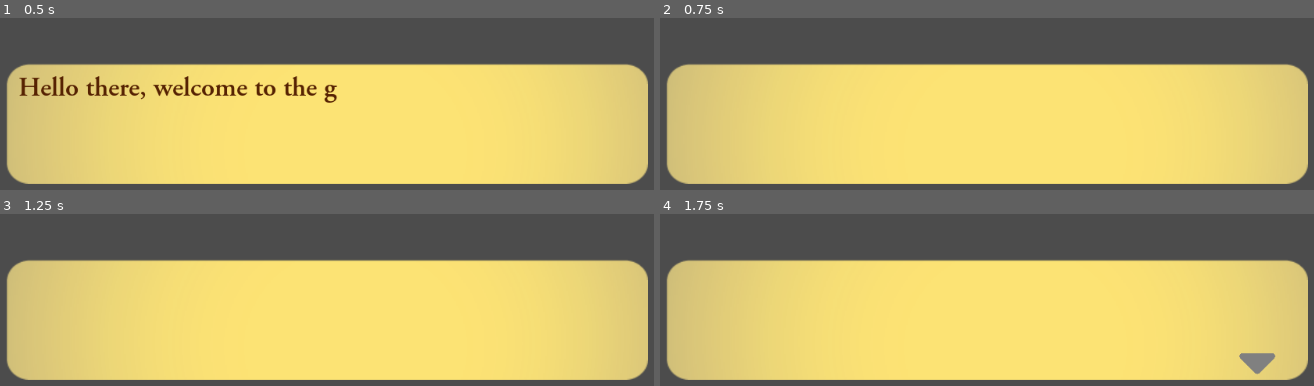
Above: before the commit, frames 1-4 (two rows, left to right).
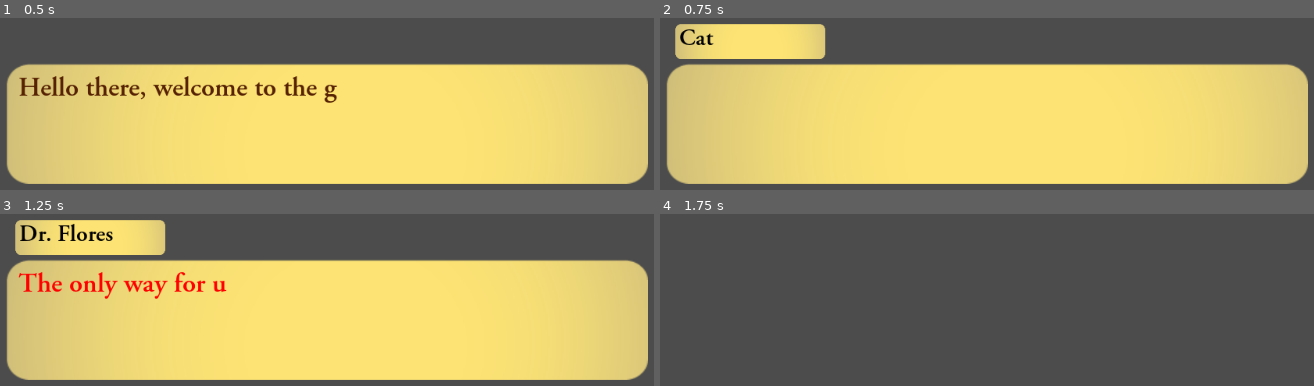
Above: after the commit, the same moments.

Repository: kleimaj/GodotDialogBox
Game: Godot game, scene res://Main.tscn
The game is run twice, just before and just after one commit, with the same random seed, the same clock (stepped at 60 frames per second) and the same inputs.
Inputs:
- Up to frame 1 (0.5 s): no input
- Up to frame 2 (0.75 s): tap Enter (ui_accept) at 0.5, 0.6 s
- Up to frame 3 (1.25 s): tap Enter (ui_accept) at 0.77, 1.07 s
- Up to frame 4 (1.75 s): tap Enter (ui_accept) at 1.35, 1.52 s

Frame 1 is identical in both runs. In frame 2, 4.7% of the frame differs, in the area x 2-26%, y 3-24%; in frame 3, 5.9%; in frame 4, 68%, in the area x 0-100%, y 26-97%.

Commit message:
adds Name to Dialog Box HUD

Diff:
--- a/DialogBox.gd
+++ b/DialogBox.gd
@@ -38,6 +38,34 @@
 	'Not sure… Never saw them again after we walked into the darkness…'
 ]
 
+var dialog_dics = [
+	{
+		'name': null,
+		'content': 'Hello there, welcome to the game! Press [color=#ff0000]Enter[/color] to continue!',
+	},
+	{
+		'name': 'Player',
+		'content': 'What\'s that?',
+	},
+	{
+		'name': 'Cat',
+		'content': 'Meow!',
+	},
+	{
+		'name': 'Dr. Flores',
+		'content': 'Black mold has been wreaking havoc on my terrariums and surprisingly, those same black mold spores cause shrinking.',
+	},
+	{
+		'name': 'Dr. Flores',
+		'content': '[color=#ff0000]The only way for us to return to normal size is to eradicate the black spores and return my terrariums to their former glory![/color]',
+	},
+	{
+		'name': null,
+		'content': '...'
+	}
+
+]
+
 var dialog_index = 0
 var finished = false
 
@@ -50,8 +78,14 @@
 
 func load_dialog():
 	$indicator.hide()
-	if dialog_index < dialog.size():
-		$RichTextLabel.bbcode_text = dialog[dialog_index]
+	if dialog_index < dialog_dics.size():
+		# Show Name if exists
+		if dialog_dics[dialog_index].name != null:
+			$NameRect.show()
+			$NameRect/NameText.bbcode_text = dialog_dics[dialog_index].name
+		else:
+			$NameRect.hide()
+		$RichTextLabel.bbcode_text = dialog_dics[dialog_index].content
 		$RichTextLabel.percent_visible = 0
 		$Tween.interpolate_property($RichTextLabel, "percent_visible", 0, 1, 1, Tween.TRANS_LINEAR, Tween.EASE_IN_OUT)
 		$Tween.start()
--- a/Main.tscn
+++ b/Main.tscn
@@ -25,6 +25,11 @@
 "update": 0,
 "values": [ Vector2( 755.986, 109.721 ), Vector2( 755.986, 120 ) ]
 }
+
+[sub_resource type="DynamicFont" id=3]
+size = 30
+use_filter = true
+font_data = ExtResource( 2 )
 
 [node name="Control" type="Control"]
 anchor_right = 1.0
@@ -84,4 +89,33 @@
 anims/IDLE = SubResource( 2 )
 
 [node name="Tween" type="Tween" parent="DialogBox"]
+
+[node name="NameRect" type="TextureRect" parent="DialogBox"]
+visible = false
+anchor_left = 0.133
+anchor_top = 0.065
+anchor_right = 0.133
+anchor_bottom = 0.065
+margin_left = -97.7804
+margin_top = -60.884
+margin_right = 94.2196
+margin_bottom = -15.884
+texture = ExtResource( 1 )
+expand = true
+
+[node name="NameText" type="RichTextLabel" parent="DialogBox/NameRect"]
+anchor_right = 1.0
+anchor_bottom = 1.0
+margin_left = 5.0
+margin_top = 5.0
+custom_fonts/normal_font = SubResource( 3 )
+custom_colors/default_color = Color( 0, 0, 0, 1 )
+bbcode_text = "Name
+"
+text = "Name
+"
+scroll_active = false
+__meta__ = {
+"_edit_use_anchors_": false
+}
 [connection signal="tween_completed" from="DialogBox/Tween" to="DialogBox" method="_on_Tween_tween_completed"]
Not shown: 1 places in Main.tscn that only renumber resources
Not shown, changed: export_presets.cfg
Binary file added: index.png
Not shown, added: index.html
Not shown, added: index.js
Not shown, added: index.pck
Not shown, added: index.wasm
